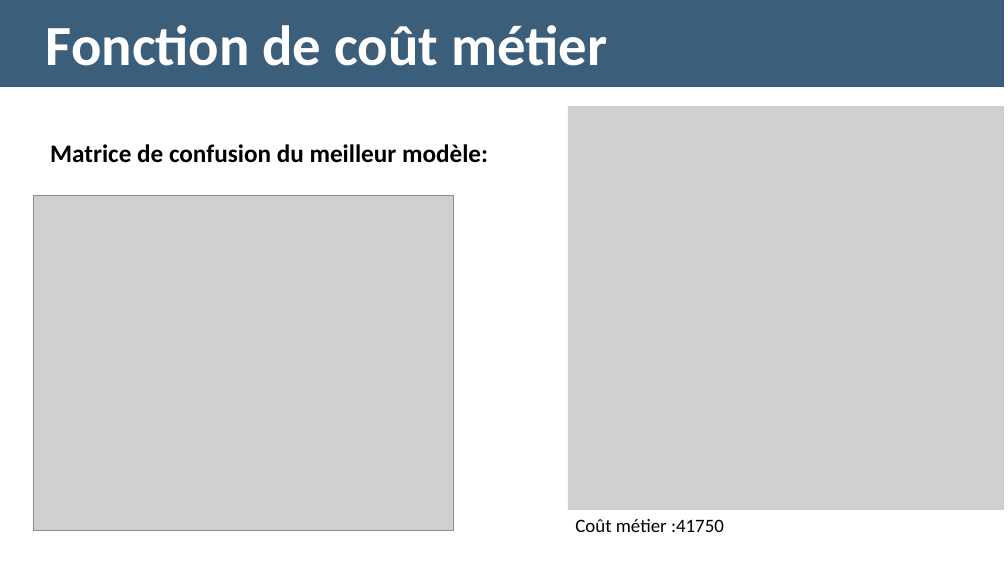
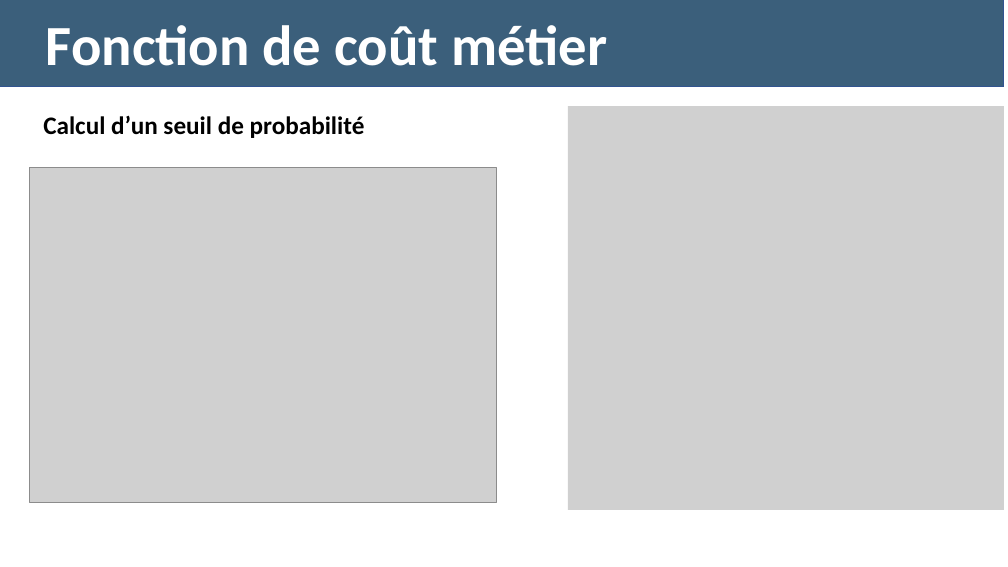
Before and after one commit to jlu0915/P7, a slide deck: slide 12 of Lu_Jing_4_presentation_032023.pptx. Drawn at 1008x567 pixels with LibreOffice and Linux fonts; fonts in the diff are those of the drawing; grey boxes stand for pictures. Boxes give left, top, right and bottom in pixels: in the first picture for what was removed or moved away, otherwise in the second. Text is boxed around its words. In the diff, an @@ line names an element or a change of style, - is before the commit and + after.

```diff
--- a/Lu_Jing_4_presentation_032023.pptx
+++ b/Lu_Jing_4_presentation_032023.pptx
@@ text at bbox=[43, 115, 365, 138]: text changed @@
-Matrice de confusion du meilleur modèle:
+Calcul d’un seuil de probabilité
@@ picture: place and size @@
-picture at bbox=[33, 195, 454, 530]
+picture at bbox=[29, 167, 496, 502]
@@ text removed at bbox=[575, 519, 724, 532] @@
-Coût métier :41750
```
Also in this commit, not shown: 9 other slides changed.
